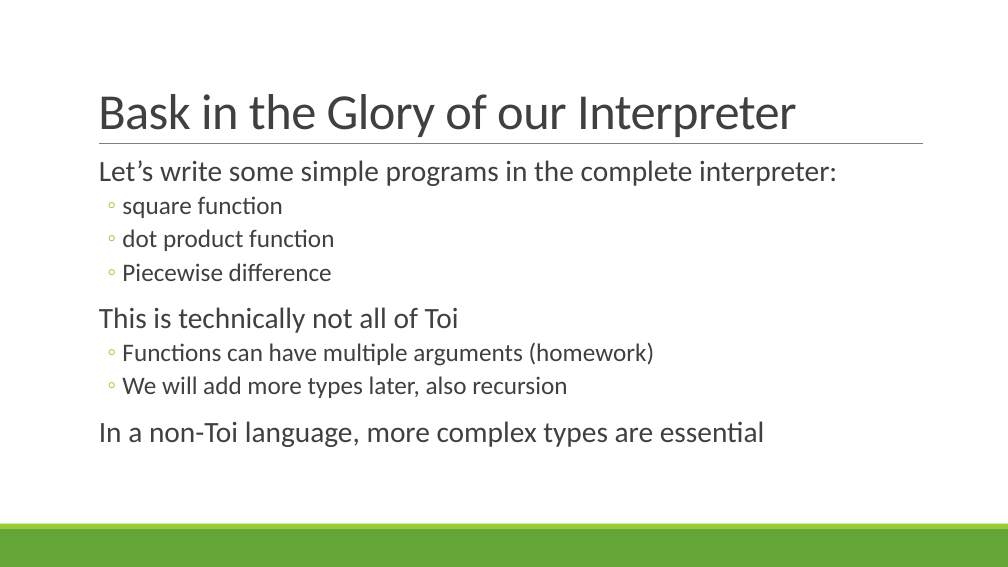
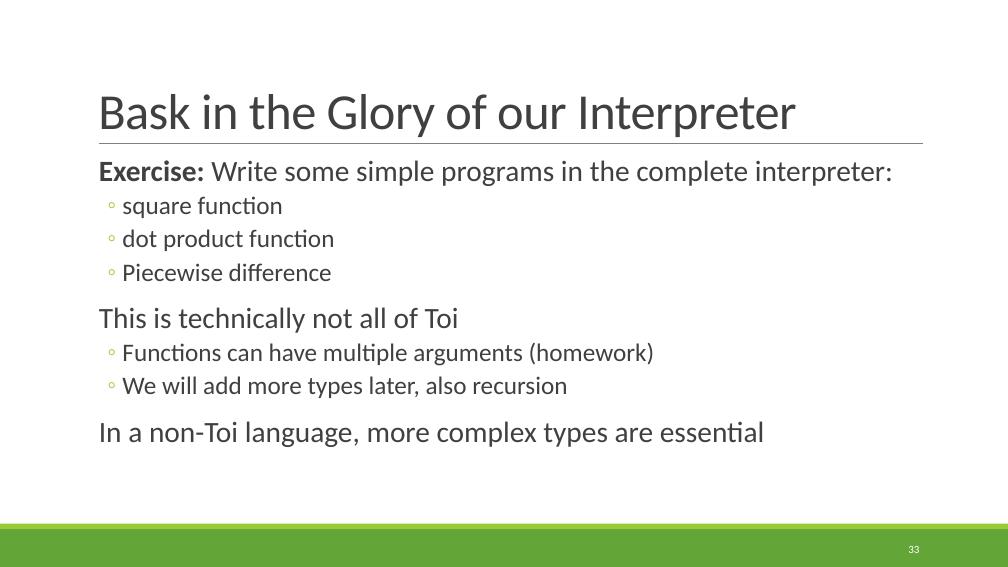
Before and after one commit to rbohrer/pl-course, a slide deck: slide 33 of LectureSlides/05Evaluators.pptx. Drawn at 1008x567 pixels with LibreOffice and Linux fonts; fonts in the diff are those of the drawing. Boxes give left, top, right and bottom in pixels: in the first picture for what was removed or moved away, otherwise in the second. Text is boxed around its words. In the diff, an @@ line names an element or a change of style, - is before the commit and + after.

```diff
--- a/LectureSlides/05Evaluators.pptx
+++ b/LectureSlides/05Evaluators.pptx
@@ text at (x1=99, y1=160, x2=893, y2=186): text changed @@
-  Let’s write some simple programs in the complete interpreter:
+  Exercise: Write some simple programs in the complete interpreter:
@@ page number added at (x1=908, y1=546, x2=919, y2=553), 10.5 pt, text #FFFFFF @@
+33
```
Also in this commit, not shown: 36 other slides changed.
